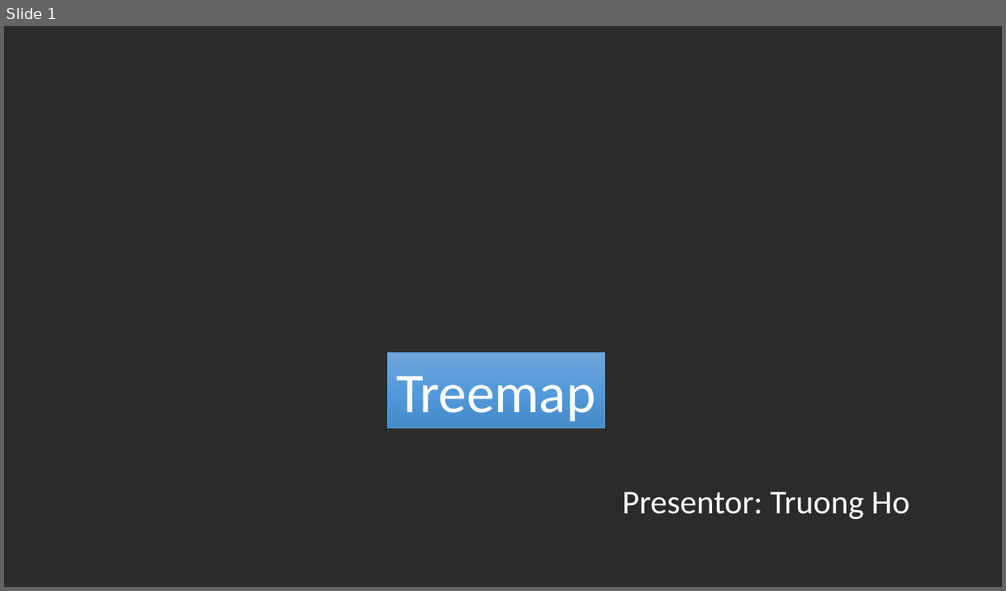
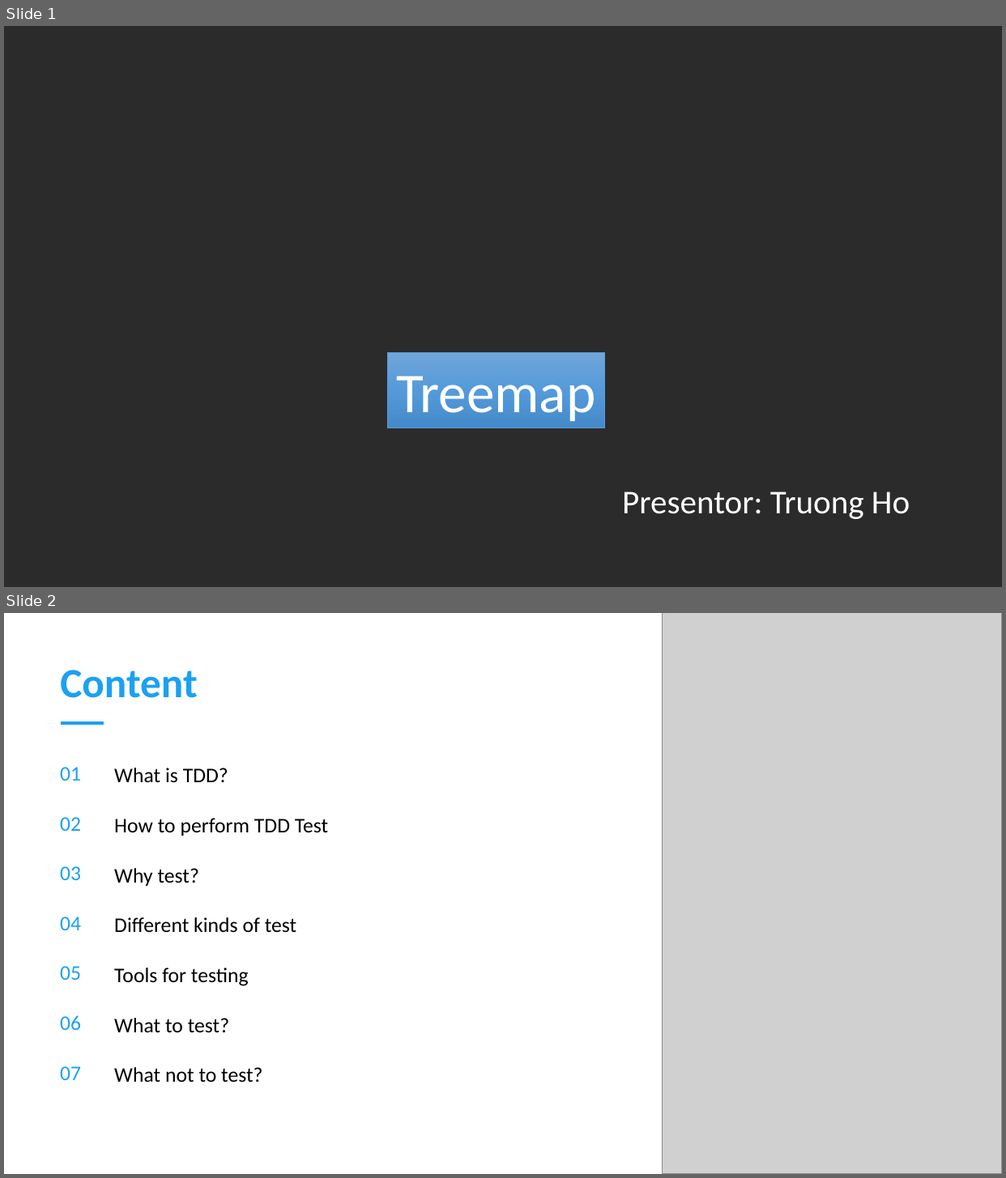
Before and after one commit to trungvn222/tranning-test, a slide deck: D3-training.pptx. Shown one above the other, each under a label of ours: slide 1 before the commit, slides 1 and 2 after it. The pictures are 1006x591 and 1006x1178 pixels, drawn with LibreOffice and Linux fonts; fonts in the diff are those of the drawing; grey boxes stand for pictures; background and template pictures are left out; a plain dark background stands for a picture behind light text. Boxes give left, top, right and bottom in pixels: in the first picture for what was removed or moved away, otherwise in the second. Text is boxed around its words. In the diff, an @@ line names an element or a change of style, - is before the commit and + after.

```diff
--- a/D3-training.pptx
+++ b/D3-training.pptx
@@ slide 2 added at <box>4,613,1002,1174</box>, background #FFFFFF @@
@@ picture added at <box>662,613,1002,1174</box> @@
@@ text added at <box>60,670,198,698</box>, 40 pt, text #1BA1F3, bold @@
+Content
@@ line added from (61, 723) to (104, 723), #1BA1F3 3 pt @@
@@ text added at <box>60,767,81,1080</box>, 20 pt, text #1BA1F3 @@
+01
+02
+03
+04
+05
+06
+07
@@ text added at <box>114,768,328,1082</box>, 20 pt, text #000000 @@
+What is TDD?
+How to perform TDD Test
+Why test?
+Different kinds of test
+Tools for testing
+What to test?
+What not to test?
```
Also in this commit, not shown: 7 other slides added, 4 slides removed, 4 other files.
